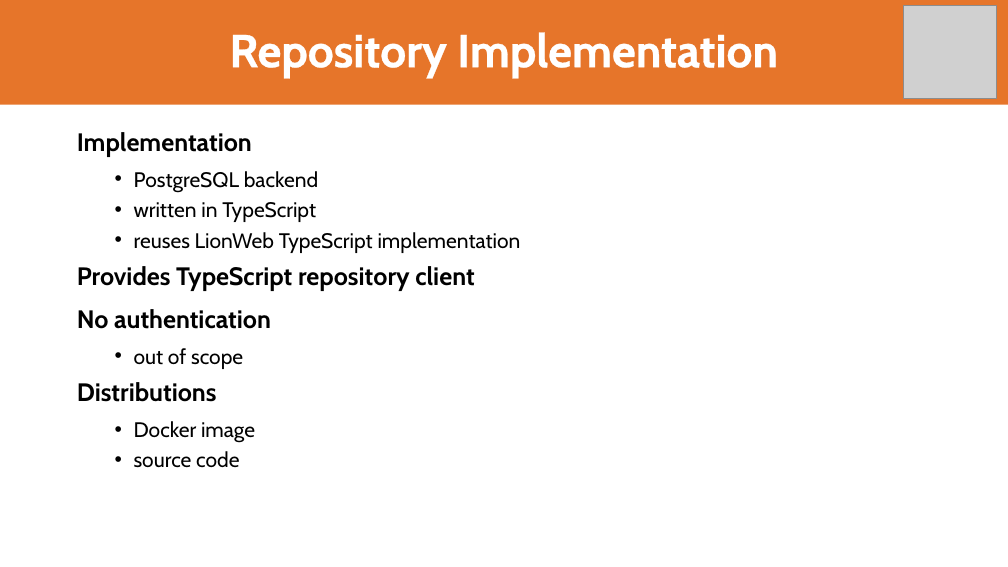
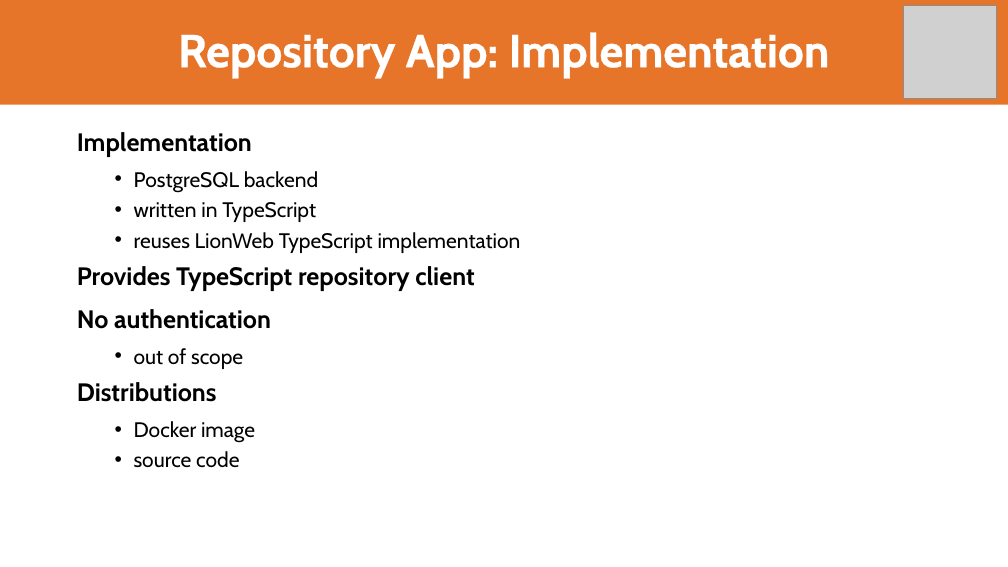
Before and after one commit to LionWeb-io/specification, a slide deck: slide 20 of resources/LangDev 2024 Talk.pptx. Drawn at 1008x567 pixels with LibreOffice and Linux fonts; fonts in the diff are those of the drawing; grey boxes stand for pictures; background and template pictures are left out. Boxes give left, top, right and bottom in pixels: in the first picture for what was removed or moved away, otherwise in the second. Text is boxed around its words. In the diff, an @@ line names an element or a change of style, - is before the commit and + after.

Commit message:
added trumpf description; slack QR; app/library/plugin suffix to implementation headings

```diff
--- a/resources/LangDev 2024 Talk.pptx
+++ b/resources/LangDev 2024 Talk.pptx
@@ title at (178,32,830,78): text changed @@
-Repository Implementation
+Repository App: Implementation
```
Also in this commit, not shown: 12 other slides changed.
